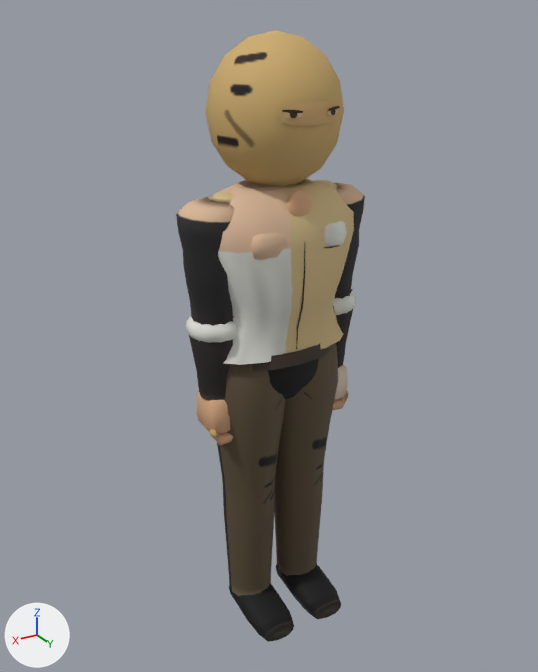
An edit to the glTF model assets/models/hahoe_mask_a.glb, drawn before and after from the same camera.
Before and after are seen from a camera (50 mm lens) standing at (1.15, 1.881, 1.959) and looking at (0.01, -0.019, 1.008). Arrows for +X, +Y and +Z are at lower left; the lights stay in place. The picture after the commit comes second. Vertices at exactly the same position are counted once.

In view in the first picture: 'Body'.
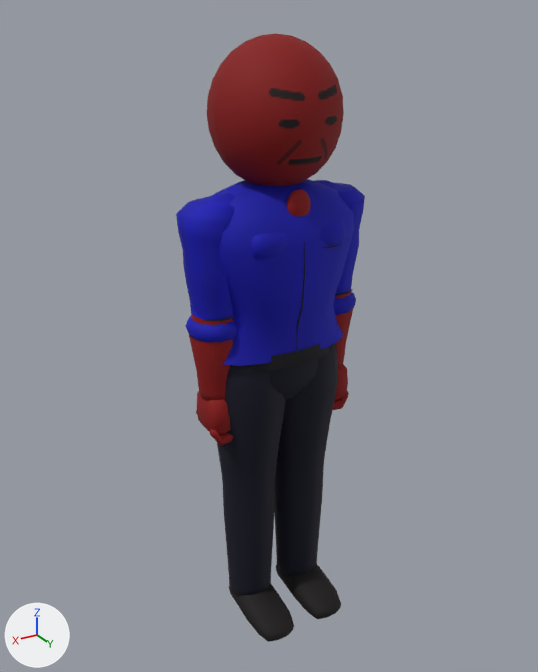
Location of each change, [x1, y1, x2, y2] in pixels of the pictures (538 x 672 px; the box of a moved part takes in the faces that stretch with it):
'Body', reshaped: before [176, 30, 365, 642]; after [176, 33, 365, 642]
part 1 of me_mesh_0, deleted: before [282, 106, 340, 118]
part 2 of me_mesh_0, moved or reshaped: before [205, 30, 344, 186]; after [207, 33, 344, 186]
part 3 of me_mesh_0, surface changed (darker): before [176, 55, 365, 642]; after [176, 134, 365, 642]

Diff of the bpy script that builds the scene:
```diff
--- a/assets/models/hahoe_mask_a.glb.py
+++ b/assets/models/hahoe_mask_a.glb.py
@@ me_mesh_0 @@
 # used by ob_body; location = (0.0, 0.0, 0.0)
-me_mesh_0.from_pydata(...)  # 3359 vertices, 6218 faces; spans x -0.31..0.31, y -0.19..0.23, z -0.03..1.92
+me_mesh_0.from_pydata(...)  # 3165 vertices, 5926 faces; spans x -0.31..0.31, y -0.2..0.23, z -0.03..1.91
+# me_mesh_0 part 1: 6 loose pieces with 258 vertices, spanning x -0.09..0.09, y 0.18..0.2, z 1.71..1.74, are deleted
+# me_mesh_0 part 2: 58 vertices moved from x -0.18..0.18, y -0.19..0.19, z 1.51..1.86 to x -0.19..0.18, y -0.18..0.04, z 1.5..1.79; 214 vertices removed from x -0.2..0.2, y -0.18..0.2, z 1.5..1.92; 278 vertices added at x -0.2..0.2, y -0.2..0.19, z 1.49..1.91
+# me_mesh_0 part 3: 5222 kept faces spanning x -0.31..0.31, y -0.18..0.23, z -0.03..1.66 get new texture (UV) coordinates
 me_mesh_0.materials.append(mat_material_0)
```
